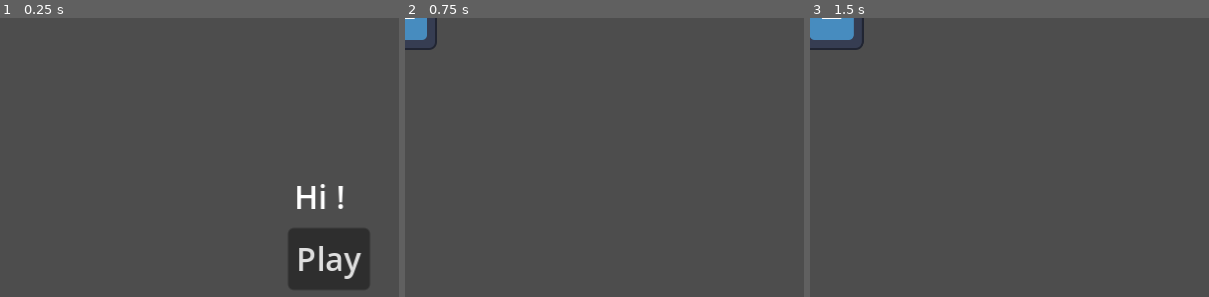
Above: before the commit, frames 1-3 (left to right).
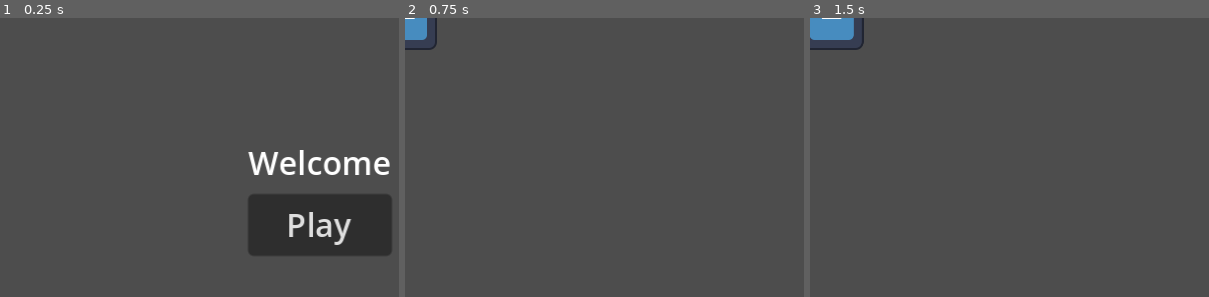
Above: after the commit, the same moments.

Repository: Dams4K/TestGithubPages
Game: Godot game, scene res://main.tscn
Two runs of this game, one before a commit and one after it. Both use one fixed random seed, a clock stepped at 60 frames per second and the inputs below. The engine's default icon, where the game draws it, is replaced by a stand-in: a white triangle on a blue panel in a dark square.
Inputs:
- Up to frame 1 (0.25 s): no input
- Up to frame 2 (0.75 s): click "Play" at 0.5 s
- Up to frame 3 (1.5 s): tap Enter at 1.25 s; hold Right (ui_right) from 1.28 s (still down)

The runs differ from the first frame. In frame 1, 9.7% of the frame differs, in the area x 62-98%, y 47-98%; in frame 2, nothing differs; in frame 3, nothing differs.

Commit message:
he?

Diff:
--- a/main.tscn
+++ b/main.tscn
@@ -2,38 +2,24 @@
 
 [ext_resource type="Script" path="res://main.gd" id="1_lokme"]
 
-[node name="Main" type="Control"]
-layout_mode = 3
-anchors_preset = 15
+[node name="Main" type="CenterContainer"]
 anchor_right = 1.0
 anchor_bottom = 1.0
 grow_horizontal = 2
 grow_vertical = 2
 script = ExtResource("1_lokme")
 
-[node name="Label" type="Label" parent="."]
-layout_mode = 1
-anchors_preset = 8
-anchor_left = 0.5
-anchor_top = 0.5
-anchor_right = 0.5
-anchor_bottom = 0.5
-offset_left = -20.0
-offset_top = -13.0
-offset_right = 20.0
-offset_bottom = 13.0
-grow_horizontal = 2
-grow_vertical = 2
-text = "Hi !"
+[node name="VBoxContainer" type="VBoxContainer" parent="."]
+layout_mode = 2
+
+[node name="Label" type="Label" parent="VBoxContainer"]
+layout_mode = 2
+text = "Welcome"
 horizontal_alignment = 1
 vertical_alignment = 1
 
-[node name="Button" type="Button" parent="."]
-layout_mode = 0
-offset_left = 144.0
-offset_top = 105.0
-offset_right = 152.0
-offset_bottom = 113.0
+[node name="Button" type="Button" parent="VBoxContainer"]
+layout_mode = 2
 text = "Play"
 
-[connection signal="pressed" from="Button" to="." method="_on_button_pressed"]
+[connection signal="pressed" from="VBoxContainer/Button" to="." method="_on_button_pressed"]
